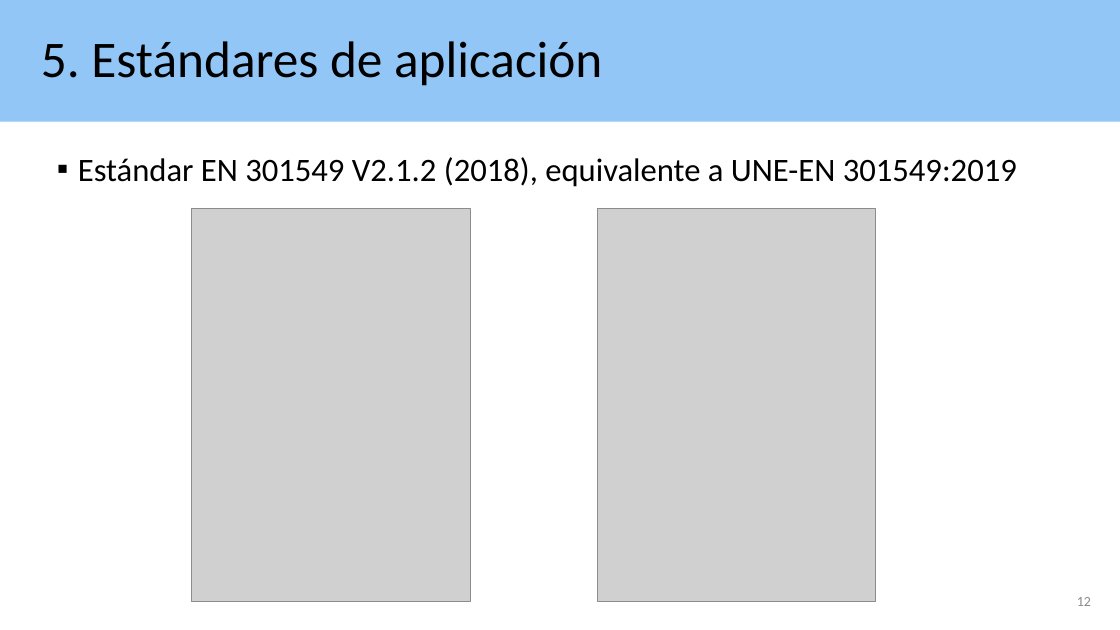
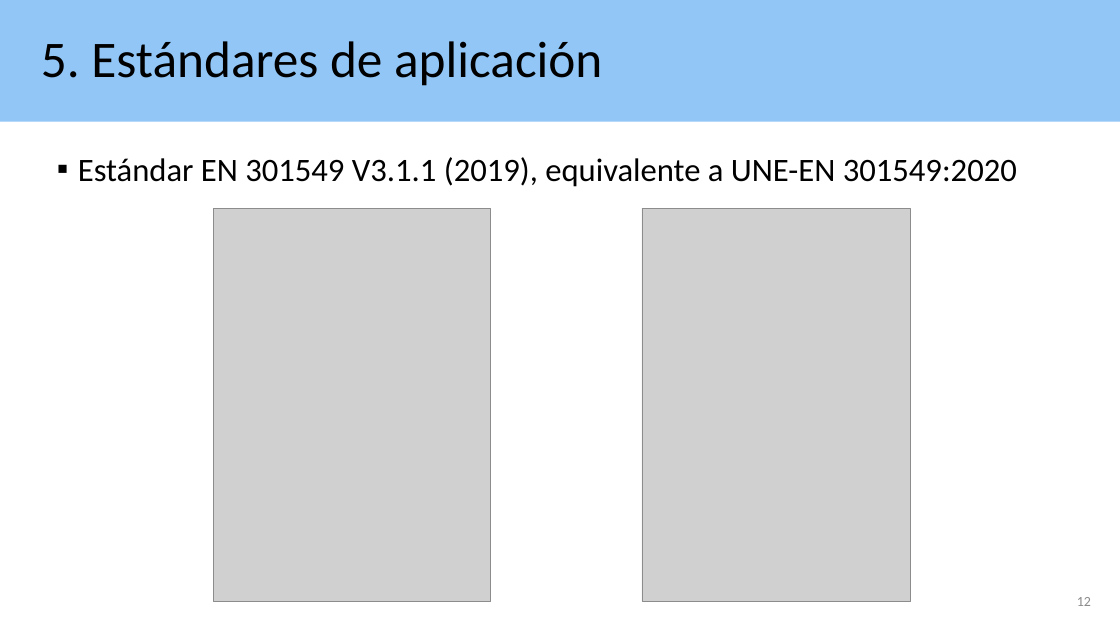
Before and after one commit to josehilera/accesibilidad, a slide deck: slide 12 of apps/Accesibilidad apps aplicando RD 1112 2018.pptx. Drawn at 1120x630 pixels with LibreOffice and Linux fonts; fonts in the diff are those of the drawing; grey boxes stand for pictures. Boxes give left, top, right and bottom in pixels: in the first picture for what was removed or moved away, otherwise in the second. Text is boxed around its words. In the diff, an @@ line names an element or a change of style, - is before the commit and + after.

```diff
--- a/apps/Accesibilidad apps aplicando RD 1112 2018.pptx
+++ b/apps/Accesibilidad apps aplicando RD 1112 2018.pptx
@@ text at [78,157,1017,187]: text changed @@
-▪ Estándar EN 301549 V2.1.2 (2018), equivalente a UNE-EN 301549:2019
+▪ Estándar EN 301549 V3.1.1 (2019), equivalente a UNE-EN 301549:2020
@@ picture: place and size @@
-picture at [192,208,470,602]
+picture at [213,208,491,602]
@@ picture: place and size @@
-picture at [597,208,875,602]
+picture at [642,208,910,602]
```
Also in this commit, not shown: 2 other slides changed, 6 other files.
